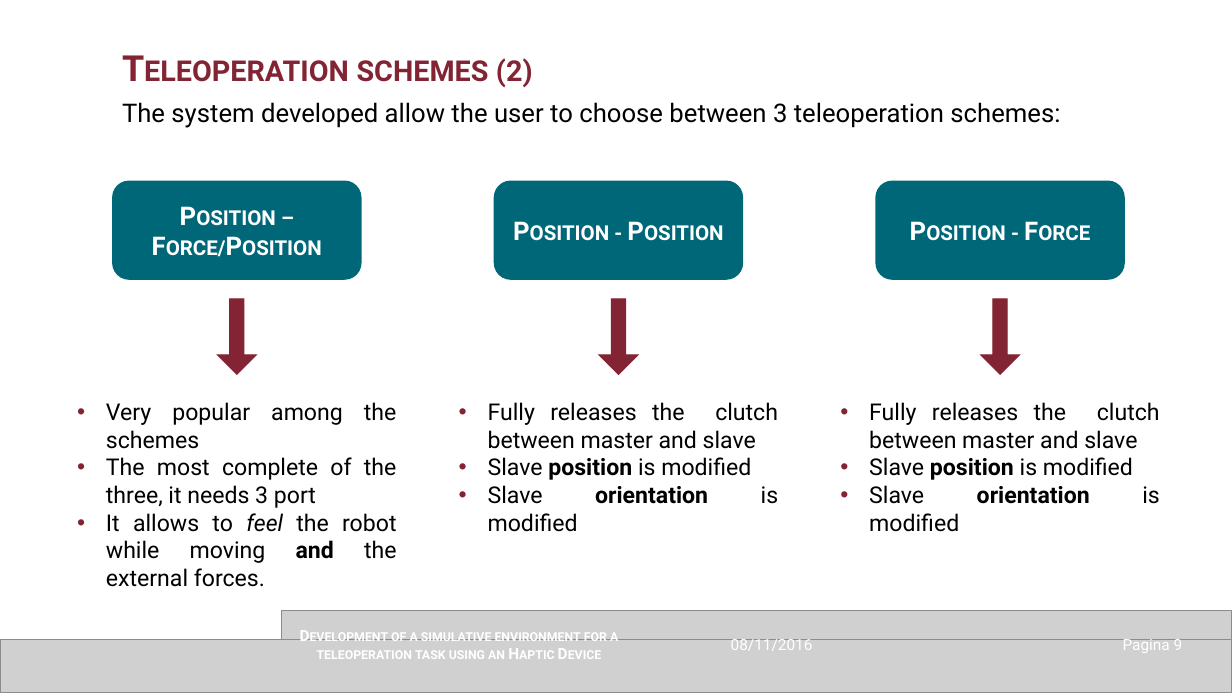
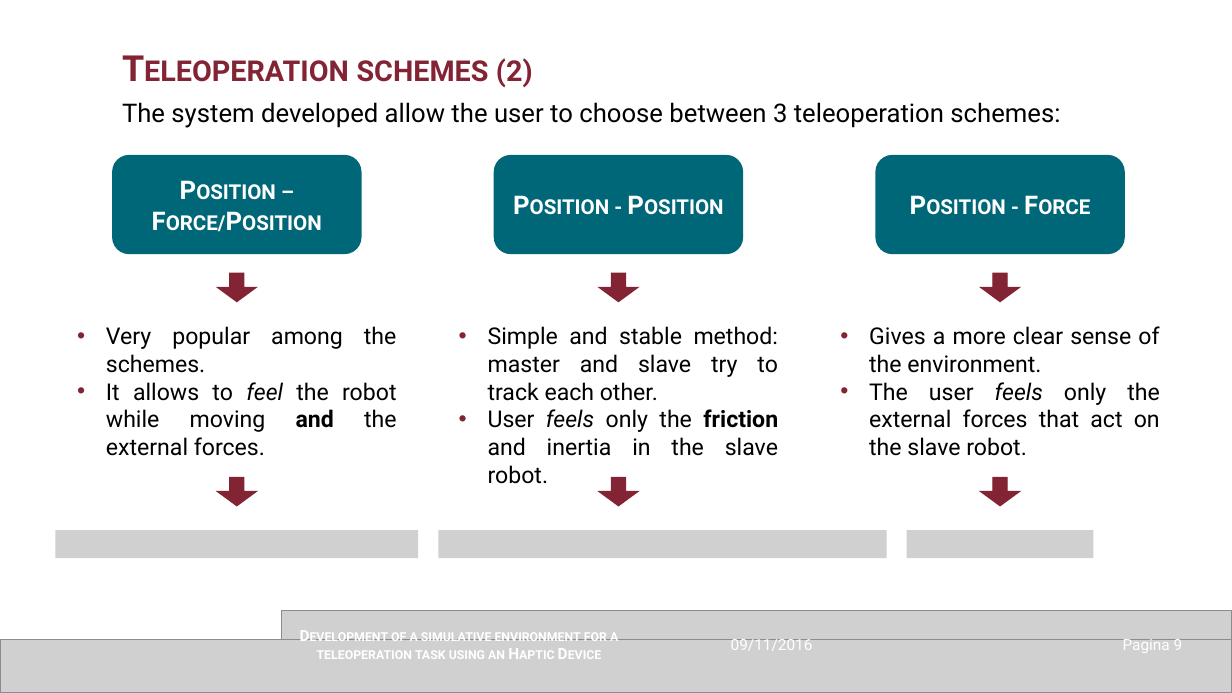
Before and after one commit to GianMassimiani/MEDROB2_VREP, a slide deck: slide 9 of 3_PPT/Presentazione_v1.0_IRVIN.pptx. Drawn at 1232x693 pixels with LibreOffice and Linux fonts; fonts in the diff are those of the drawing; grey boxes stand for pictures. Boxes give left, top, right and bottom in pixels: in the first picture for what was removed or moved away, otherwise in the second. Text is boxed around its words. In the diff, an @@ line names an element or a change of style, - is before the commit and + after.

```diff
--- a/3_PPT/Presentazione_v1.0_IRVIN.pptx
+++ b/3_PPT/Presentazione_v1.0_IRVIN.pptx
@@ 3 rounded rectangles: place and size @@
-3 rounded rectangles at [113, 181, 1125, 279]
+3 rounded rectangles at [113, 155, 1125, 253]
@@ down arrow: place and size @@
-down arrow at [218, 299, 257, 374]
+down arrow at [218, 274, 257, 302]
@@ down arrow: place and size @@
-down arrow at [600, 299, 639, 374]
+down arrow at [600, 274, 639, 302]
@@ down arrow: place and size @@
-down arrow at [982, 299, 1020, 374]
+down arrow at [982, 274, 1020, 302]
@@ text "Very popular among the schemes.": place and size @@
-text "Very popular among the schemes." at [106, 402, 397, 587]
+text "Very popular among the schemes." at [106, 326, 397, 456]
@@ text at [106, 326, 396, 373]: text changed @@
-• Very popular among the schemes
-• The most complete of the three, it needs 3 port
+• Very popular among the schemes.
@@ text at [488, 326, 778, 484]: text changed @@
-• Fully releases the clutch between master and slave
-• Slave position is modified
-• Slave orientation is modified
+• Simple and stable method: master and slave try to track each other.
+• User feels only the friction and inertia in the slave robot.
@@ text at [869, 326, 1160, 456]: text changed @@
-• Fully releases the clutch between master and slave
-• Slave position is modified
-• Slave orientation is modified
+• Gives a more clear sense of the environment.
+• The user feels only the external forces that act on the slave robot.
@@ down arrow added at [218, 478, 257, 506], fill #822434, outline #822434 1 pt @@
@@ down arrow added at [600, 478, 639, 506], fill #822434, outline #822434 1 pt @@
@@ down arrow added at [982, 478, 1020, 506], fill #822434, outline #822434 1 pt @@
@@ picture added at [55, 531, 419, 558] @@
@@ picture added at [438, 531, 886, 558] @@
@@ picture added at [907, 531, 1093, 558] @@
```
Also in this commit, not shown: 8 other slides changed, 3 slides added, 5 slides removed, 8 other files.
